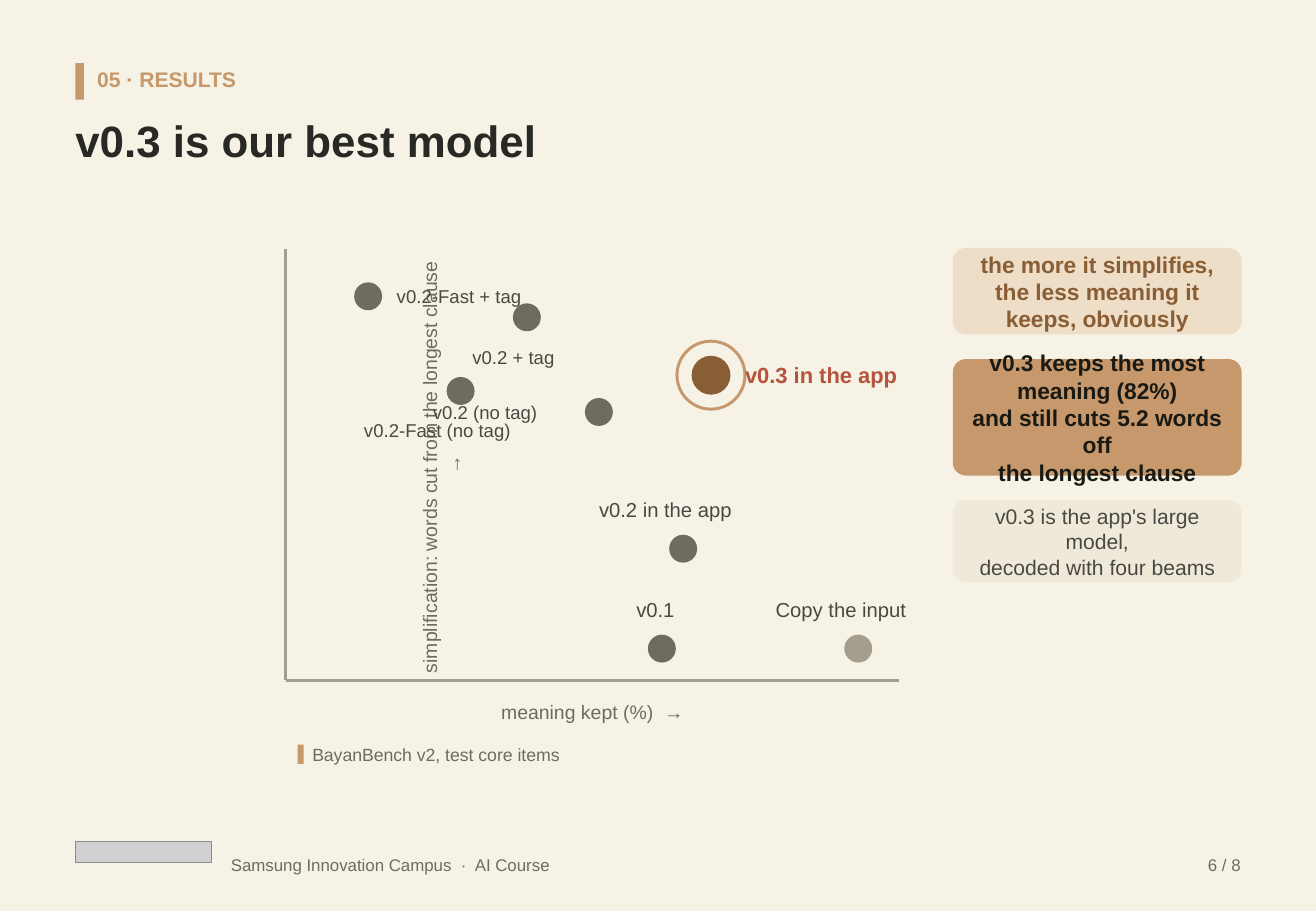
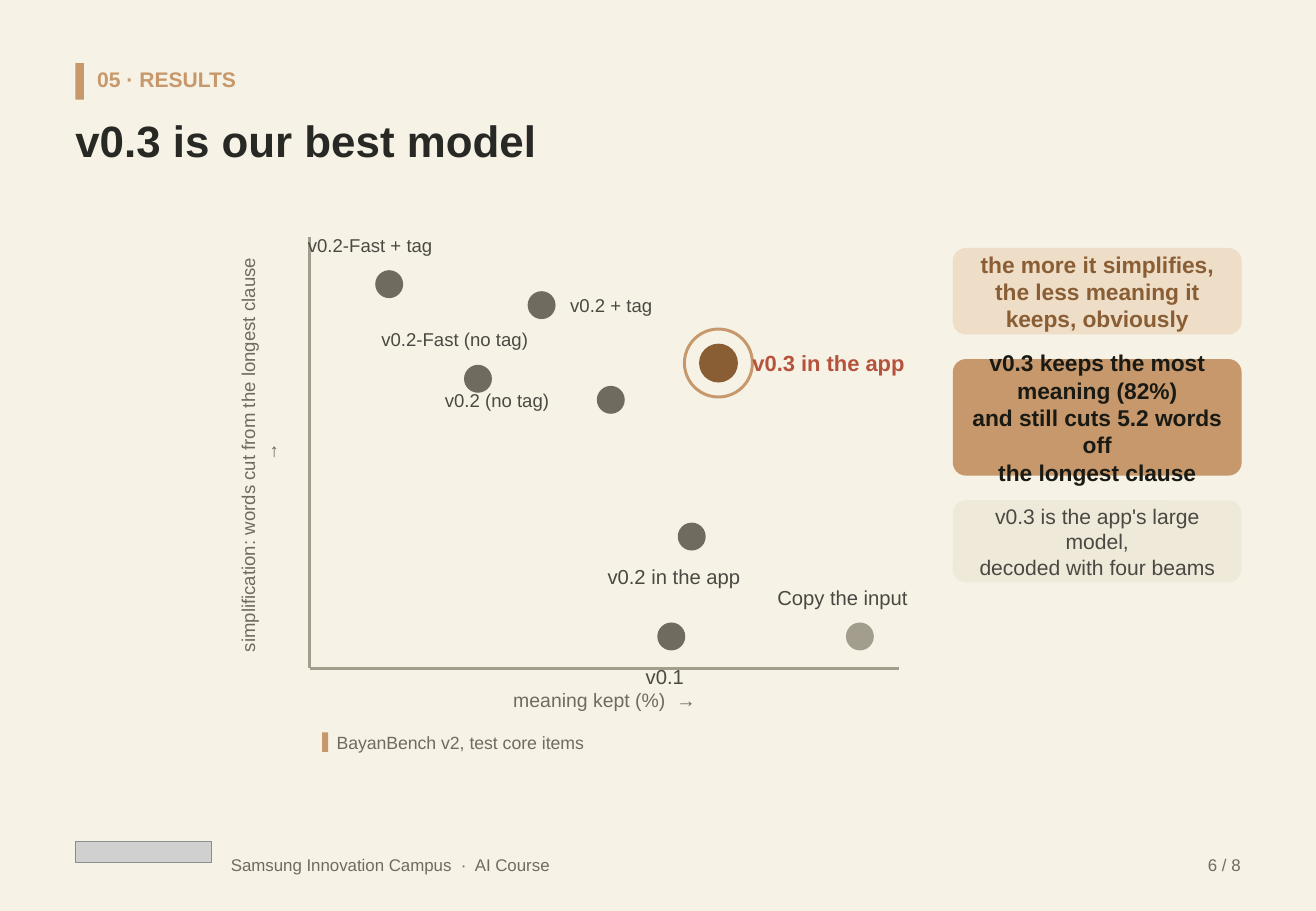
Before and after one commit to Cogni-Libya/Bayan, a slide deck: slide 15 of deliverables/04_presentation/Bayan_Submission.pptx. Drawn at 1316x911 pixels with LibreOffice and Linux fonts; fonts in the diff are those of the drawing; grey boxes stand for pictures. Boxes give left, top, right and bottom in pixels: in the first picture for what was removed or moved away, otherwise in the second. Text is boxed around its words. In the diff, an @@ line names an element or a change of style, - is before the commit and + after.

Commit message:
Both decks: SIC Enabling People closer and report-alignment fixes
Add the template's closing slide to the presenting HTML and the
submission pptx, point the scatter at the report's 82%/5.2, bridge the
as-trained vs shipped scores, and soften the scope chip for tashkeel.

```diff
--- a/deliverables/04_presentation/Bayan_Submission.pptx
+++ b/deliverables/04_presentation/Bayan_Submission.pptx
@@ text "v0.2-Fast + tag": place and size @@
-text "v0.2-Fast + tag" at (397,289,521,308)
+text "v0.2-Fast + tag" at (308,237,433,256)
@@ text "simplification: words cut from the ...": place and size @@
-text "simplification: words cut from the ..." at (420,267,442,670)
+text "simplification: words cut from the ..." at (238,263,259,650)
@@ text "simplification: words cut from the ..." at (238,263,259,650): size 11.5 to 11 pt @@
@@ ellipse: place and size @@
-ellipse at (355,282,383,310)
+ellipse at (375,270,403,298)
@@ ellipse: place and size @@
-ellipse at (513,304,541,332)
+ellipse at (527,292,555,320)
@@ text "v0.2 + tag": place and size @@
-text "v0.2 + tag" at (472,351,555,368)
+text "v0.2 + tag" at (570,299,652,316)
@@ text "v0.2-Fast (no tag)": place and size @@
-text "v0.2-Fast (no tag)" at (364,423,511,442)
+text "v0.2-Fast (no tag)" at (381,332,528,350)
@@ 2 texts, 1 ellipse: place and size @@
-2 texts, 1 ellipse at (677,341,906,621)
+2 texts, 1 ellipse at (684,329,908,609)
@@ ellipse: place and size @@
-ellipse at (447,377,475,405)
+ellipse at (464,365,492,392)
@@ ellipse: place and size @@
-ellipse at (584,399,612,427)
+ellipse at (597,386,625,414)
@@ 2 ellipses, 1 text: place and size @@
-2 ellipses, 1 text at (433,356,730,563)
+2 ellipses, 1 text at (445,344,738,550)
@@ text "v0.2 in the app": place and size @@
-text "v0.2 in the app" at (599,502,732,521)
+text "v0.2 in the app" at (608,569,740,588)
@@ ellipse: place and size @@
-ellipse at (648,636,676,663)
+ellipse at (657,623,685,651)
@@ ellipse: place and size @@
-ellipse at (845,636,872,663)
+ellipse at (846,623,874,651)
@@ text "meaning kept (%) →": place and size @@
-text "meaning kept (%) →" at (501,705,618,723)
+text "meaning kept (%) →" at (513,693,630,711)
@@ line moved from (286, 680) - (899, 680) to (310, 668) - (899, 668) @@
@@ text "v0.1": place and size @@
-text "v0.1" at (636,603,674,617)
+text "v0.1" at (646,668,684,684)
@@ 1 text, 1 line, 1 rectangle: place and size @@
-1 text, 1 line, 1 rectangle at (286,249,560,765)
+1 text, 1 line, 1 rectangle at (310,237,584,753)
```
Also in this commit, not shown: 3 other slides changed, 1 slide added, 10 other files.
